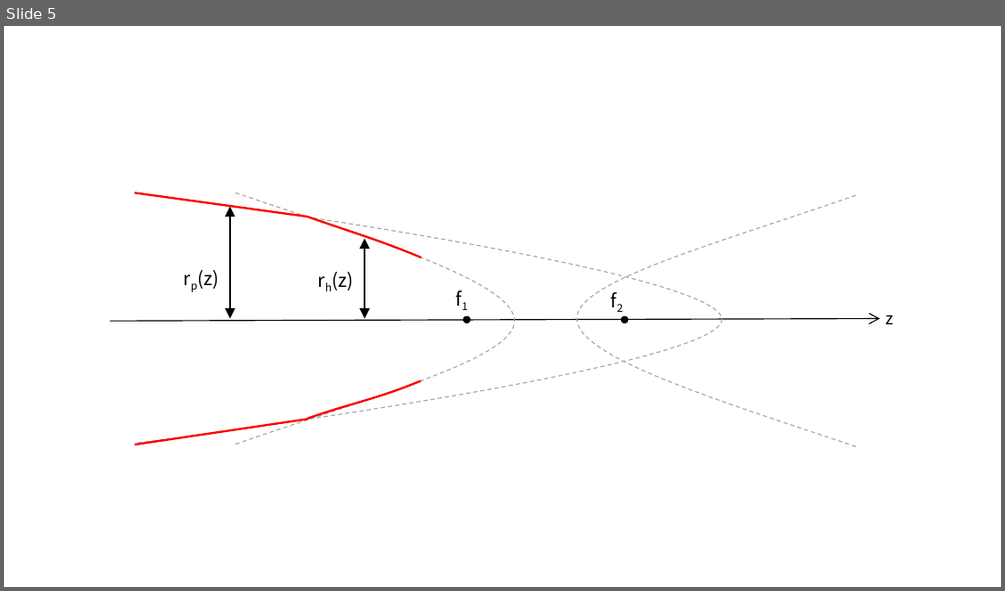
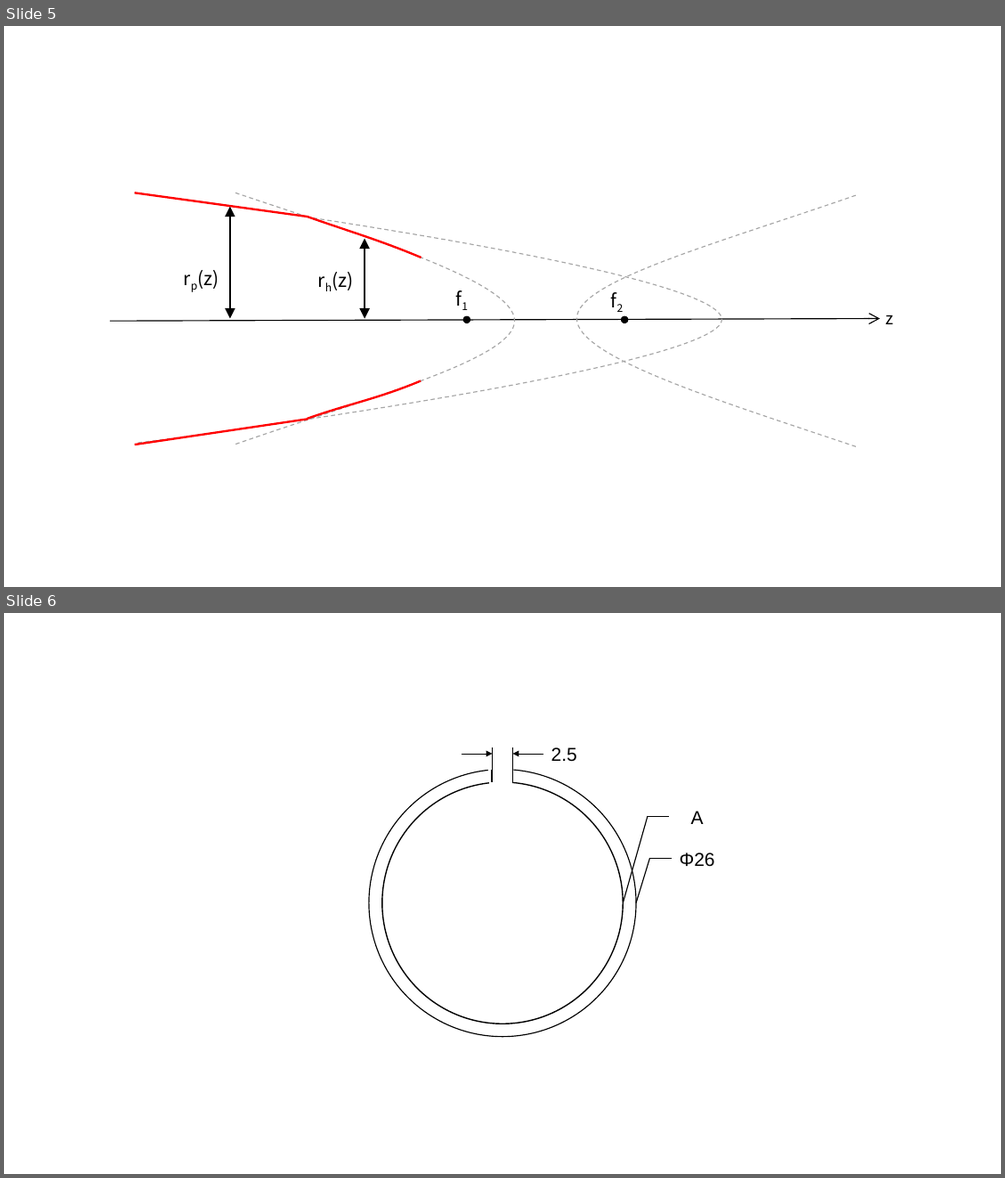
Before and after one commit to dieu-detruit/bachelor-thesis, a slide deck: illusts.pptx. Shown one above the other, each under a label of ours: slide 5 before the commit, slides 5 and 6 after it. The pictures are 1005x591 and 1005x1178 pixels, drawn with LibreOffice and Linux fonts; fonts in the diff are those of the drawing. Boxes give left, top, right and bottom in pixels: in the first picture for what was removed or moved away, otherwise in the second. Text is boxed around its words. In the diff, an @@ line names an element or a change of style, - is before the commit and + after.

```diff
--- a/illusts.pptx
+++ b/illusts.pptx
@@ slide 6 added at <box>4,613,1001,1174</box>, background #FFFFFF @@
@@ arch (boxed as its full ring) added at <box>369,770,636,1037</box>, outline #000000 1 pt @@
@@ arrow added from (461, 754) to (493, 754), #000000 0.5 pt @@
@@ line added from (493, 770) to (493, 782), #000000 1 pt @@
@@ line added from (493, 747) to (493, 770), #000000 0.5 pt @@
@@ line added from (512, 770) to (512, 782), #000000 1 pt @@
@@ line added from (512, 747) to (512, 770), #000000 0.5 pt @@
@@ arrow added from (544, 754) to (512, 754), #000000 0.5 pt @@
@@ text added at <box>551,747,577,762</box>, 18 pt, text #000000 @@
+2.5
@@ arch (boxed as its full ring) added at <box>382,782,623,1023</box>, outline #000000 1 pt @@
@@ line added from (623, 903) to (647, 817), #000000 1 pt @@
@@ line added from (647, 817) to (670, 817), #000000 1 pt @@
@@ text added at <box>691,811,704,824</box>, 18 pt, text #000000 @@
+A
@@ text added at <box>680,852,715,867</box>, 18 pt, text #000000 @@
+Φ26
@@ line added from (636, 903) to (650, 858), #000000 1 pt @@
@@ line added from (650, 859) to (672, 859), #000000 1 pt @@
```
Also in this commit, not shown: 1 other slide added, 3 other files.
